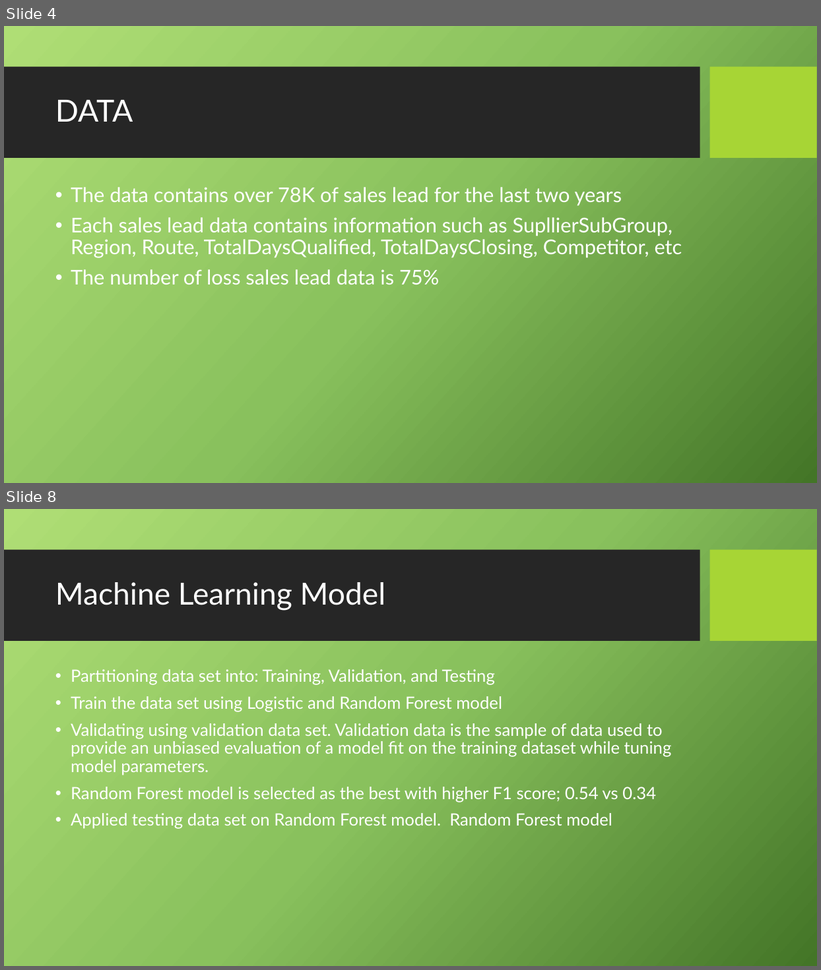
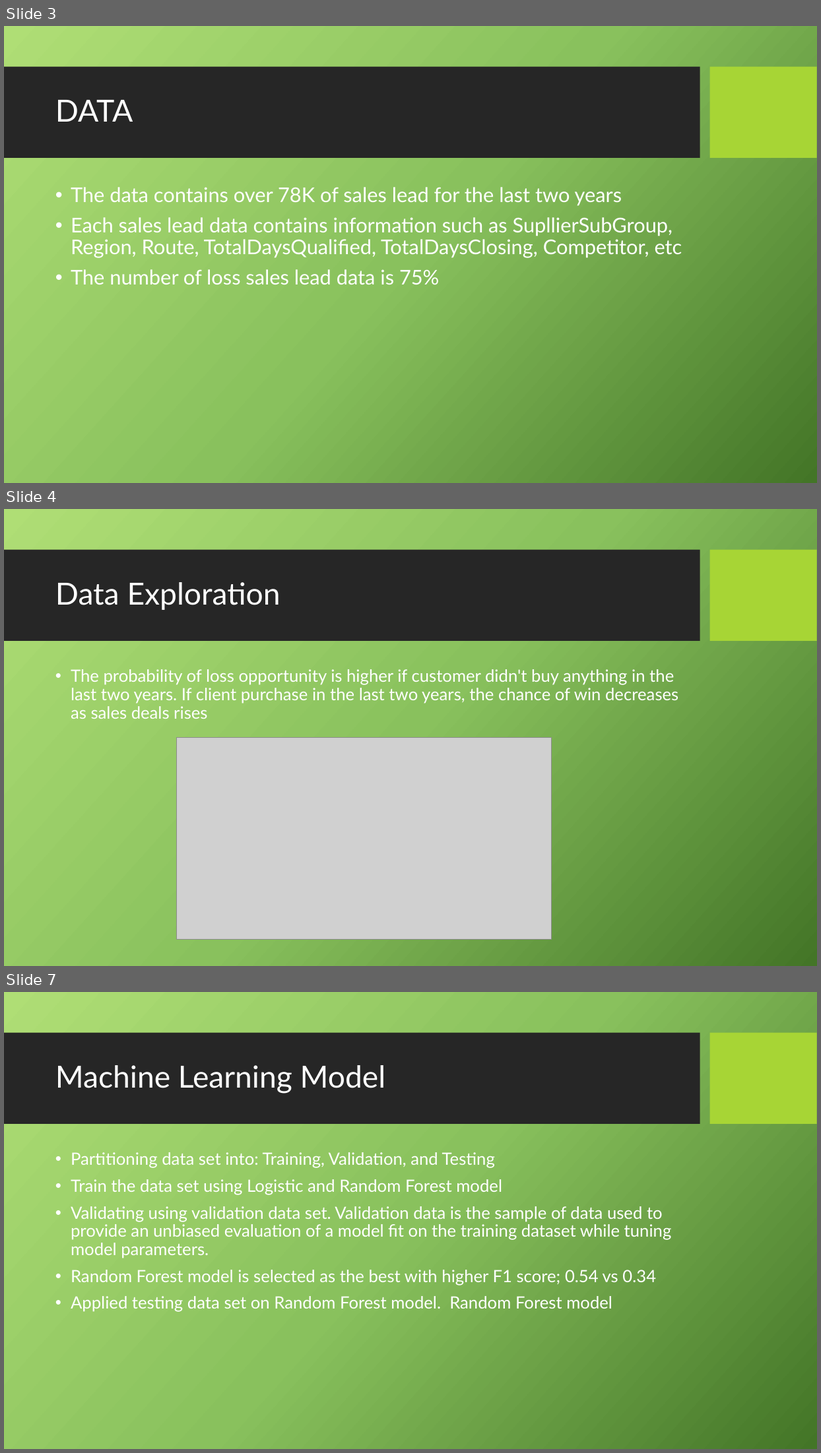
Before and after one commit to mybirdnest/CapStone, a slide deck: Predicting sales win or lose.pptx. Shown one above the other, each under a label of ours: slides 4 and 8 before the commit, slides 3, 4 and 7 after it; the slides between them are not shown. The pictures are 821x970 and 821x1453 pixels, drawn with LibreOffice and Linux fonts; fonts in the diff are those of the drawing; grey boxes stand for pictures; background and template pictures are left out. Boxes give left, top, right and bottom in pixels: in the first picture for what was removed or moved away, otherwise in the second. Text is boxed around its words. In the diff, an @@ line names an element or a change of style, - is before the commit and + after.

```diff
--- a/Predicting sales win or lose.pptx
+++ b/Predicting sales win or lose.pptx
@@ slide 4 added at [4,509,817,966], background picture (left out); not listed: 2 template elements that a slide beside it also shows @@
@@ title added at [55,582,281,610], 36 pt, text #FFFFFF @@
+Data Exploration
@@ text added at [71,669,679,719], 20 pt, text #FFFFFF @@
+• The probability of loss opportunity is higher if customer didn't buy anything in the last two years. If client purchase in the last two years, the chance of win decreases as sales deals rises
@@ picture added at [177,738,552,940] @@
@@ what was slide 4 is now slide 3 @@
@@ what was slide 8 is now slide 7 @@
```
Also in this commit, not shown: 2 other slides added, 4 slides removed.
